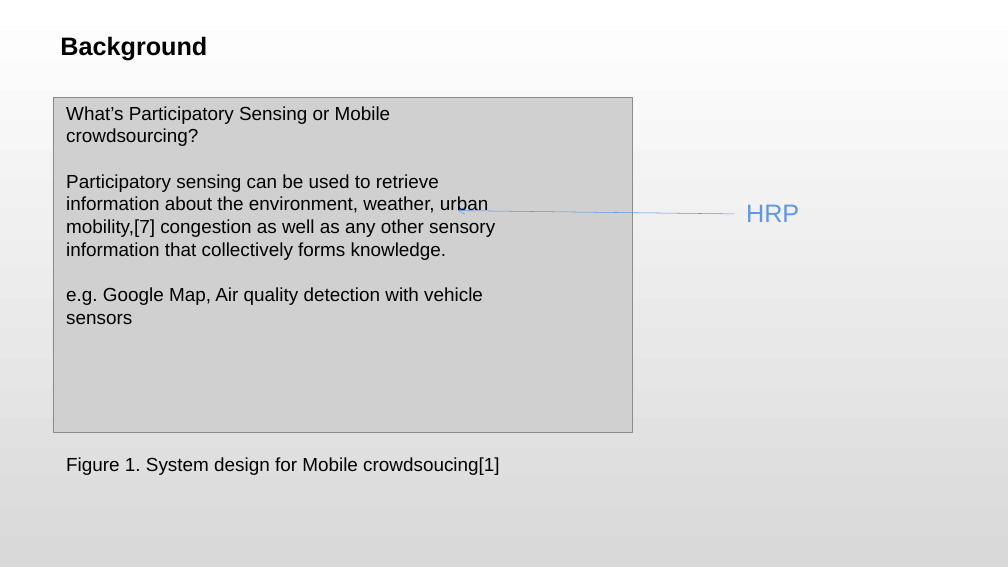
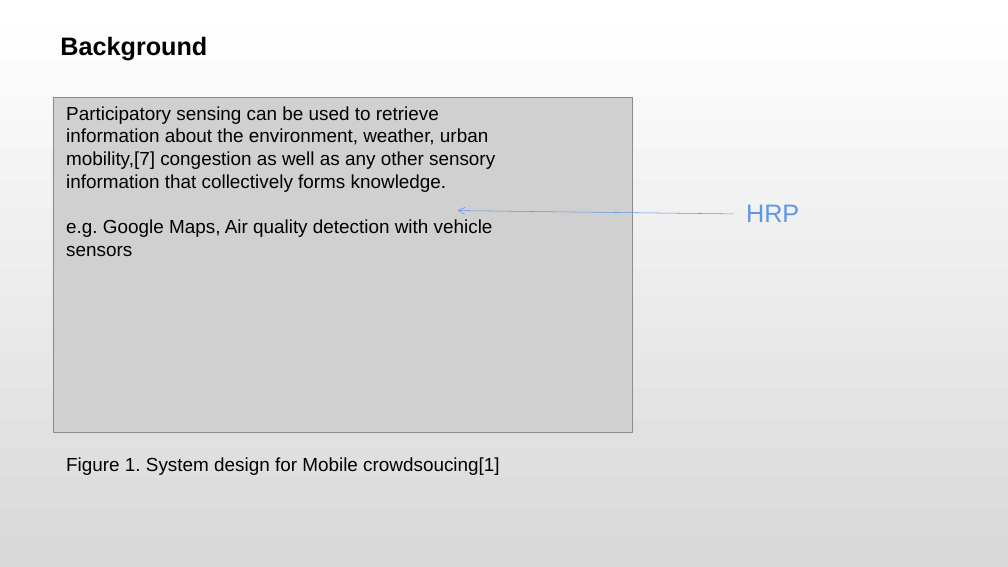
Before and after one commit to 66Ronghua99/HRP-Thesis, a slide deck: slide 2 of lttStudy/ProposalPre.pptx. Drawn at 1008x567 pixels with LibreOffice and Linux fonts; fonts in the diff are those of the drawing; grey boxes stand for pictures. Boxes give left, top, right and bottom in pixels: in the first picture for what was removed or moved away, otherwise in the second. Text is boxed around its words. In the diff, an @@ line names an element or a change of style, - is before the commit and + after.

```diff
--- a/lttStudy/ProposalPre.pptx
+++ b/lttStudy/ProposalPre.pptx
@@ text at (x1=66, y1=106, x2=391, y2=146): paragraph removed @@
-What’s Participatory Sensing or Mobile crowdsourcing?
@@ text at (x1=66, y1=219, x2=493, y2=256): text changed @@
-e.g. Google Map, Air quality detection with vehicle sensors
+e.g. Google Maps, Air quality detection with vehicle sensors
```
Also in this commit, not shown: 7 other slides changed, 2 other files.
